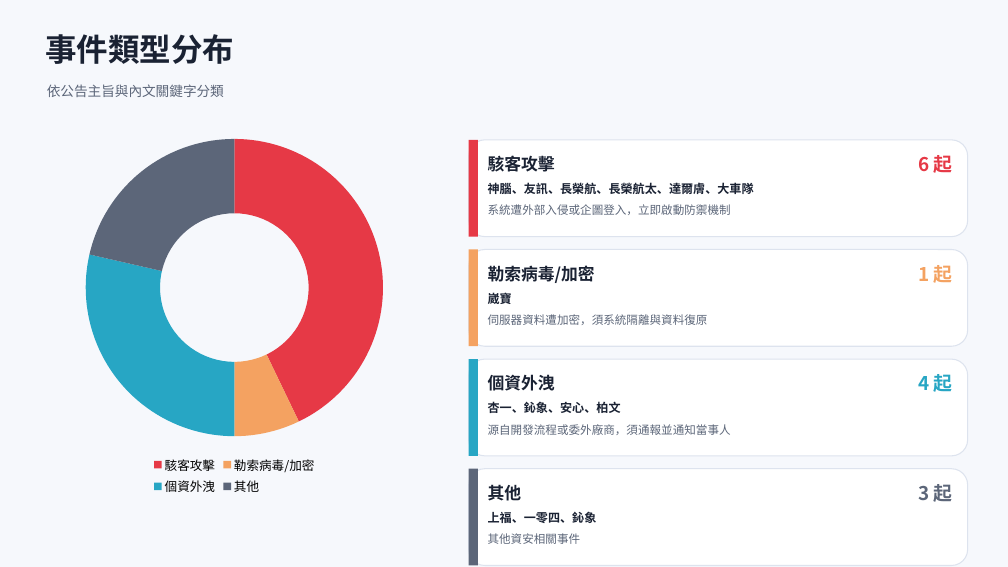
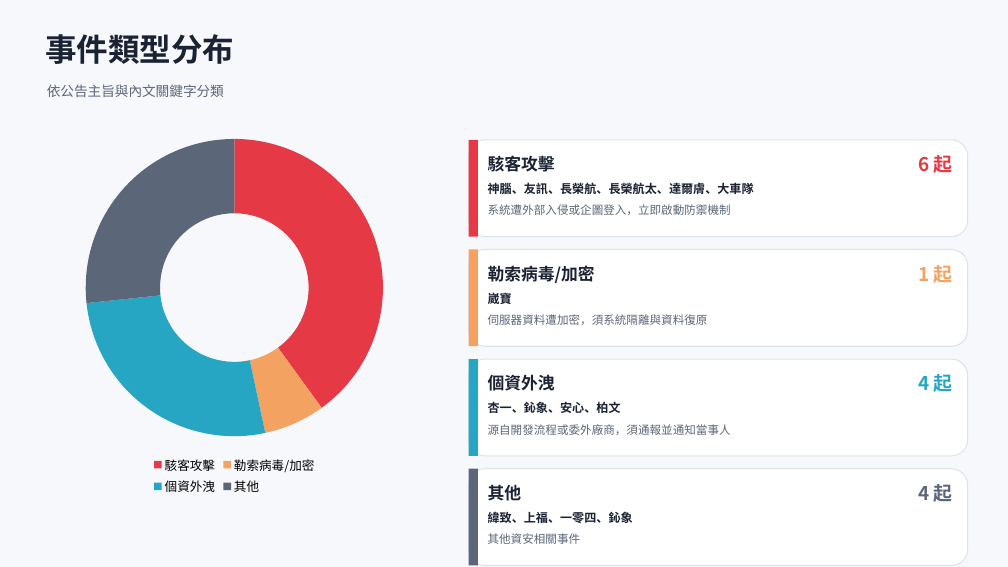
Before and after one commit to Johnnylin77/mops-isec-monitor, a slide deck: slide 3 of 資安事件因應分析.pptx. Drawn at 1008x567 pixels with LibreOffice and Linux fonts; fonts in the diff are those of the drawing. Boxes give left, top, right and bottom in pixels: in the first picture for what was removed or moved away, otherwise in the second. Text is boxed around its words. In the diff, an @@ line names an element or a change of style, - is before the commit and + after.

```diff
--- a/資安事件因應分析.pptx
+++ b/資安事件因應分析.pptx
@@ doughnut chart at [38, 129, 431, 499] @@
@@ Series 1, 駭客攻擊: 43 to 40 @@
@@ Series 1, 個資外洩: 29 to 27 @@
@@ Series 1, 其他: 21 to 27 @@
@@ text at [918, 484, 953, 502]: text changed @@
-3 起
+4 起
@@ text at [488, 511, 633, 523]: text changed @@
-上福、一零四、鈊象
+緯致、上福、一零四、鈊象
```
Also in this commit, not shown: 7 other slides changed, 2 other files.
